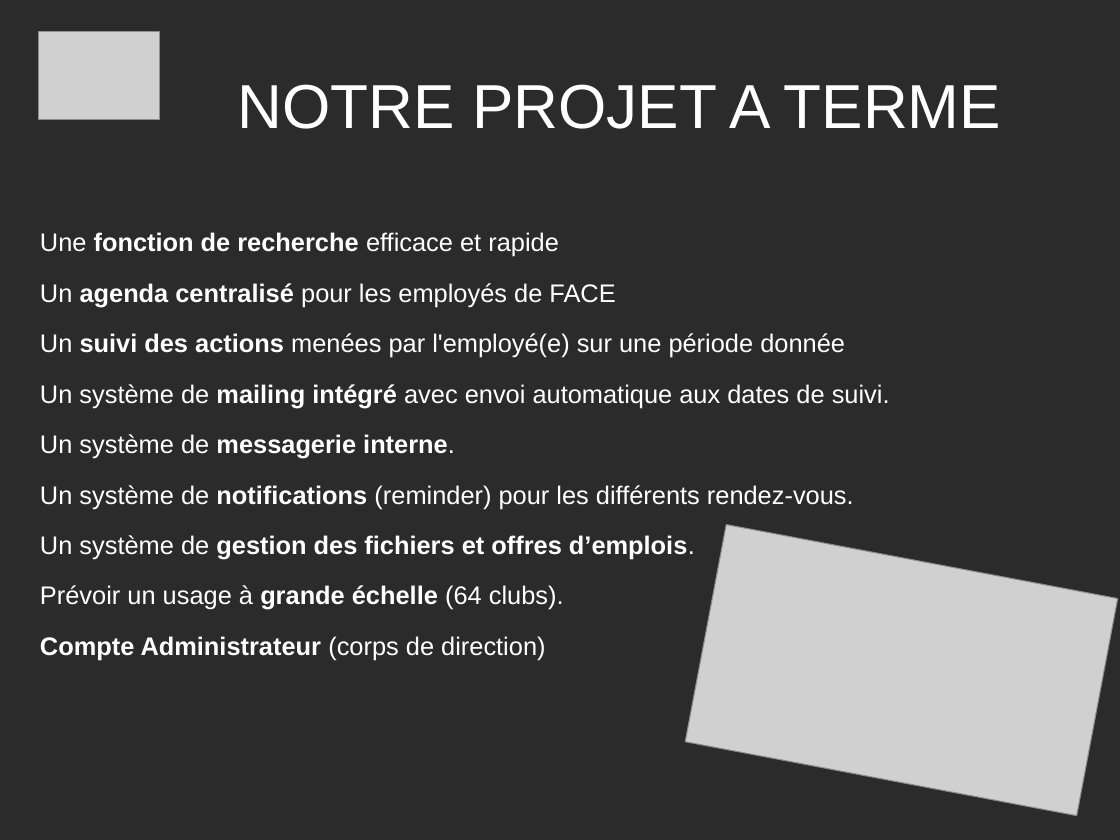
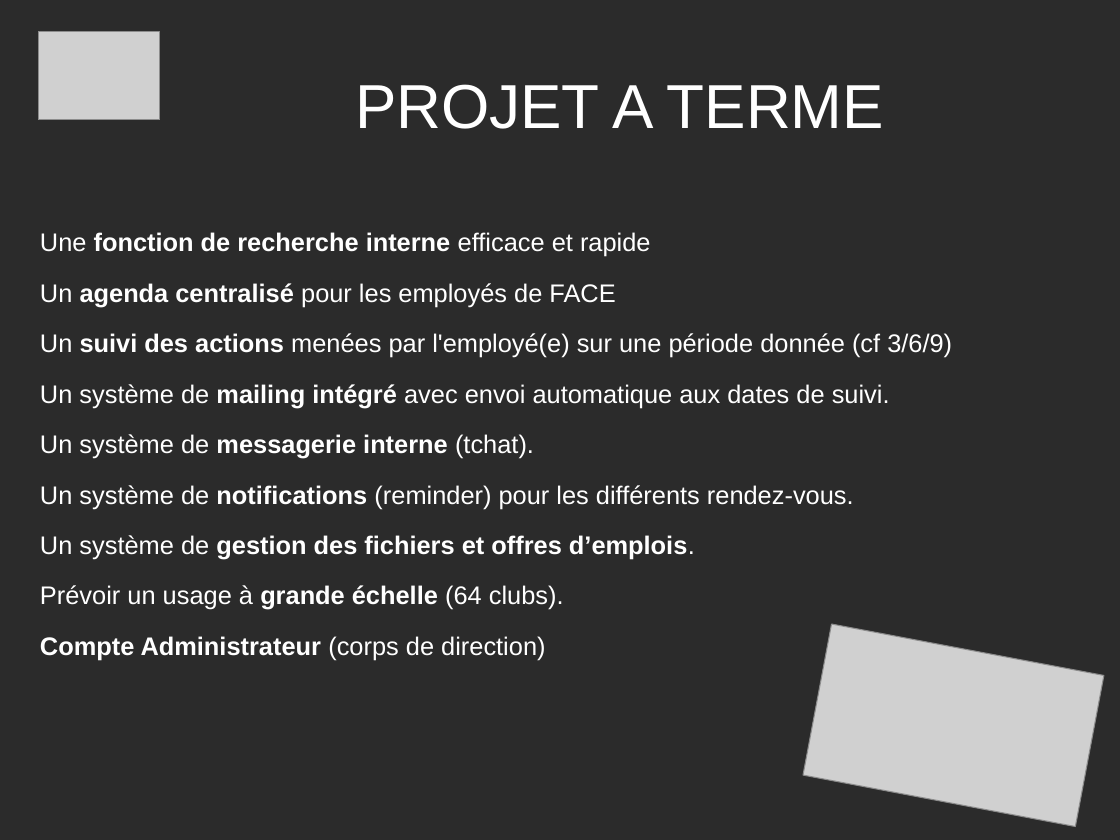
Before and after one commit to PatdeMessac/projets_certif, a slide deck: slide 4 of FACE/Presentation_projet.odp. Drawn at 1120x840 pixels with LibreOffice and Linux fonts; fonts in the diff are those of the drawing; grey boxes stand for pictures; background and template pictures are left out; a plain dark background stands for a picture behind light text. Boxes give left, top, right and bottom in pixels: in the first picture for what was removed or moved away, otherwise in the second. Text is boxed around its words. In the diff, an @@ line names an element or a change of style, - is before the commit and + after.

Commit message:
ajout images presentation ppt

```diff
--- a/FACE/Presentation_projet.odp
+++ b/FACE/Presentation_projet.odp
@@ title at (x1=355, y1=84, x2=884, y2=129): text changed @@
-NOTRE PROJET A TERME
+PROJET A TERME
@@ text at (x1=40, y1=232, x2=651, y2=257): text changed; bold on @@
-Une fonction de recherche efficace et rapide
+Une fonction de recherche interne efficace et rapide
@@ text at (x1=40, y1=333, x2=952, y2=358): text changed @@
-Un suivi des actions menées par l'employé(e) sur une période donnée
+Un suivi des actions menées par l'employé(e) sur une période donnée (cf 3/6/9)
@@ text at (x1=40, y1=434, x2=534, y2=459): text changed; bold off @@
-Un système de messagerie interne.
+Un système de messagerie interne (tchat).
@@ picture resized from (x1=685, y1=525, x2=1118, y2=817) to (x1=803, y1=624, x2=1104, y2=826) @@
```
Also in this commit, not shown: 4 other slides changed, 3 other files.
